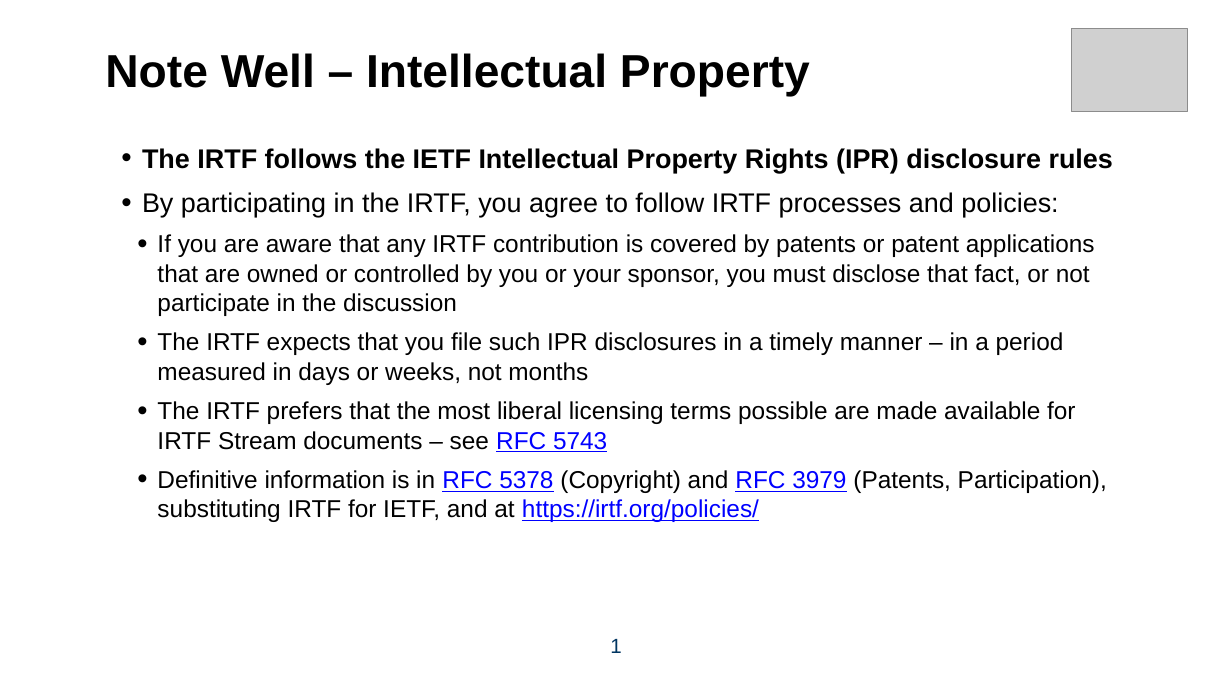
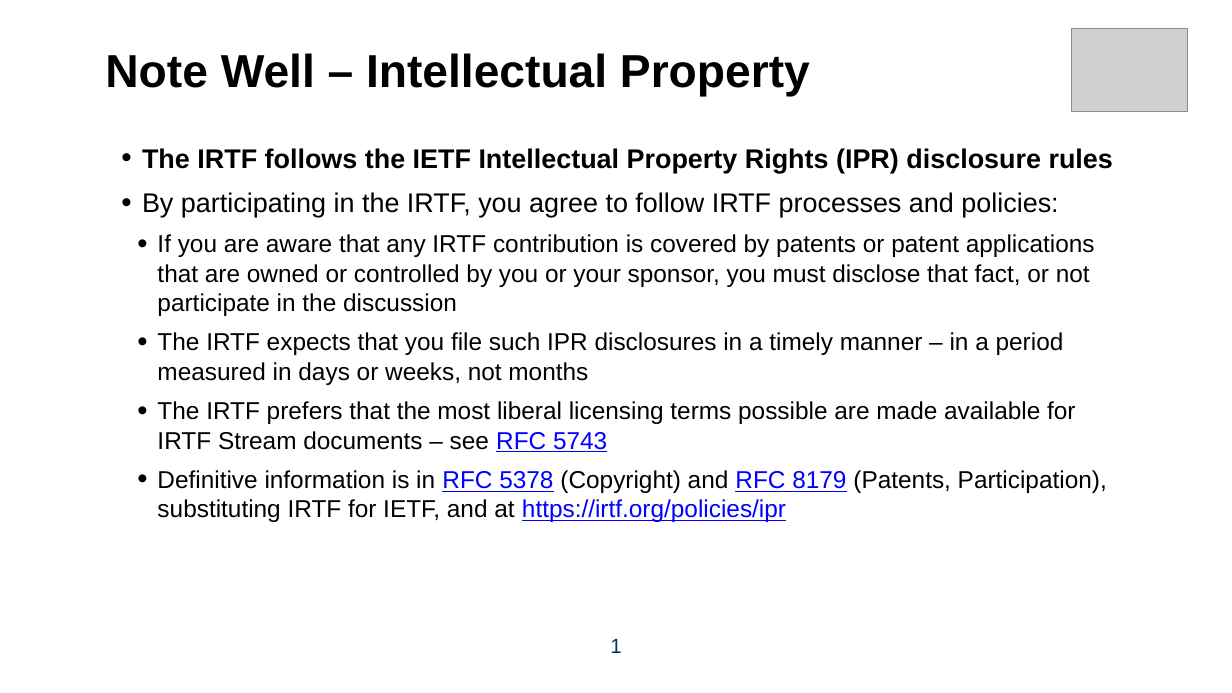
Before and after one commit to irtf-chair/www, a slide deck: slide 1 of content/policies/irtf-note-well-2019-11.pptx. Drawn at 1232x693 pixels with LibreOffice and Linux fonts; fonts in the diff are those of the drawing; grey boxes stand for pictures. Boxes give left, top, right and bottom in pixels: in the first picture for what was removed or moved away, otherwise in the second. Text is boxed around its words. In the diff, an @@ line names an element or a change of style, - is before the commit and + after.

```diff
--- a/content/policies/irtf-note-well-2019-11.pptx
+++ b/content/policies/irtf-note-well-2019-11.pptx
@@ text at bbox=[157, 470, 1107, 522]: text changed @@
-  • Definitive information is in RFC 5378 (Copyright) and RFC 3979 (Patents, Participation), substituting IRTF for IETF, and at https://irtf.org/policies/
+  • Definitive information is in RFC 5378 (Copyright) and RFC 8179 (Patents, Participation), substituting IRTF for IETF, and at https://irtf.org/policies/ipr
```
Also in this commit, not shown: 3 other files.
